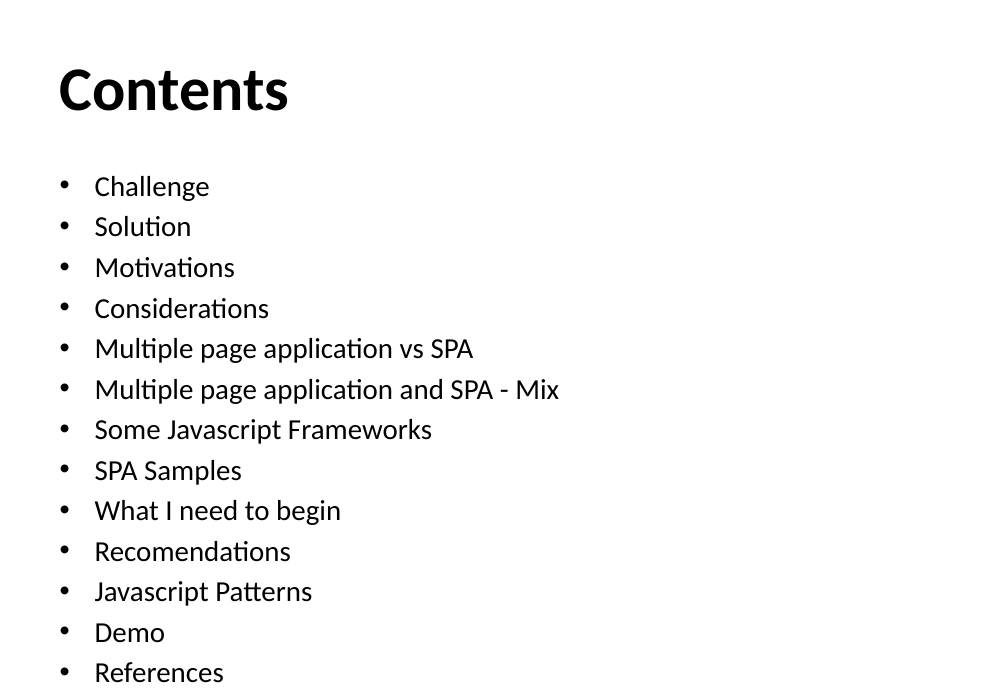
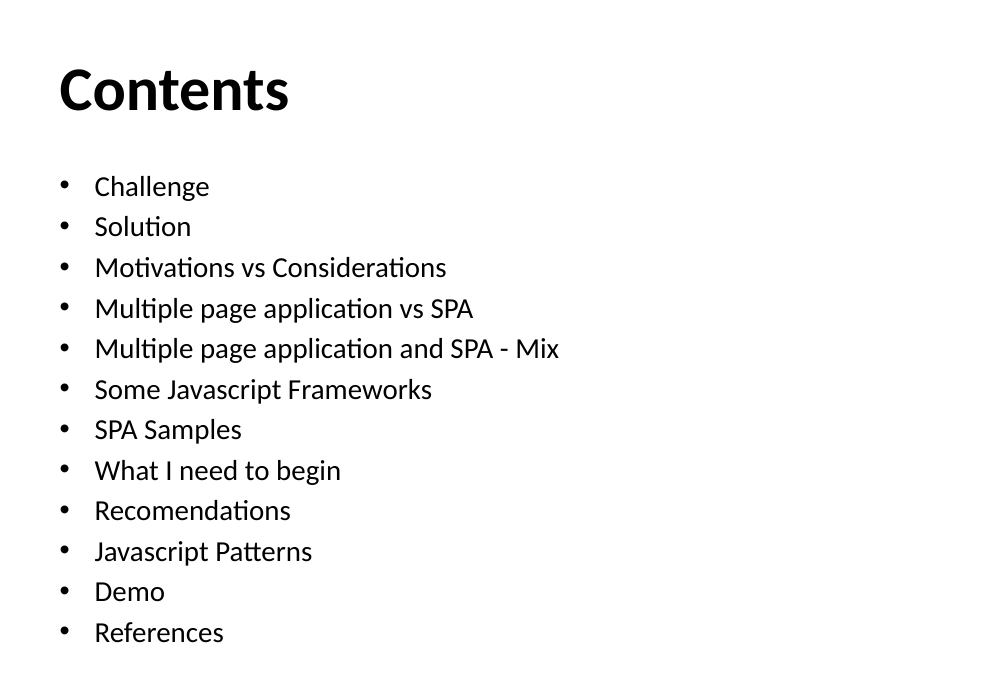
Before and after one commit to monica85rodrigues/presentation-netponto-spa, a slide deck: slide 3 of Relax, it's SPA time.pptx. Drawn at 1008x698 pixels with LibreOffice and Linux fonts; fonts in the diff are those of the drawing; background and template pictures are left out. Boxes give left, top, right and bottom in pixels: in the first picture for what was removed or moved away, otherwise in the second. Text is boxed around its words. In the diff, an @@ line names an element or a change of style, - is before the commit and + after.

```diff
--- a/Relax, it's SPA time.pptx
+++ b/Relax, it's SPA time.pptx
@@ text at [95,257,446,278]: text changed @@
-• Motivations
-• Considerations
+• Motivations vs Considerations
```
Also in this commit, not shown: 6 other files.
